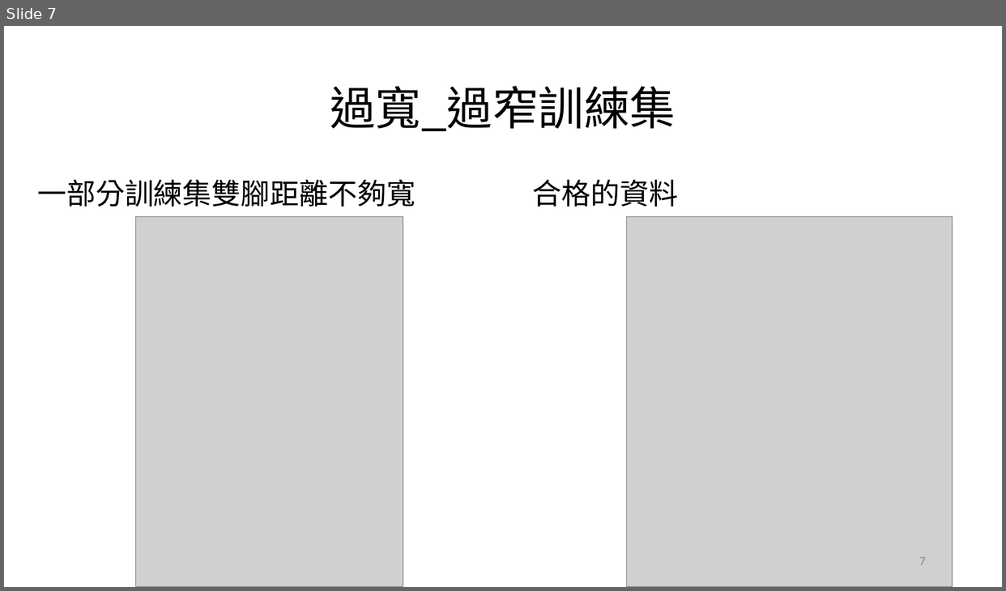
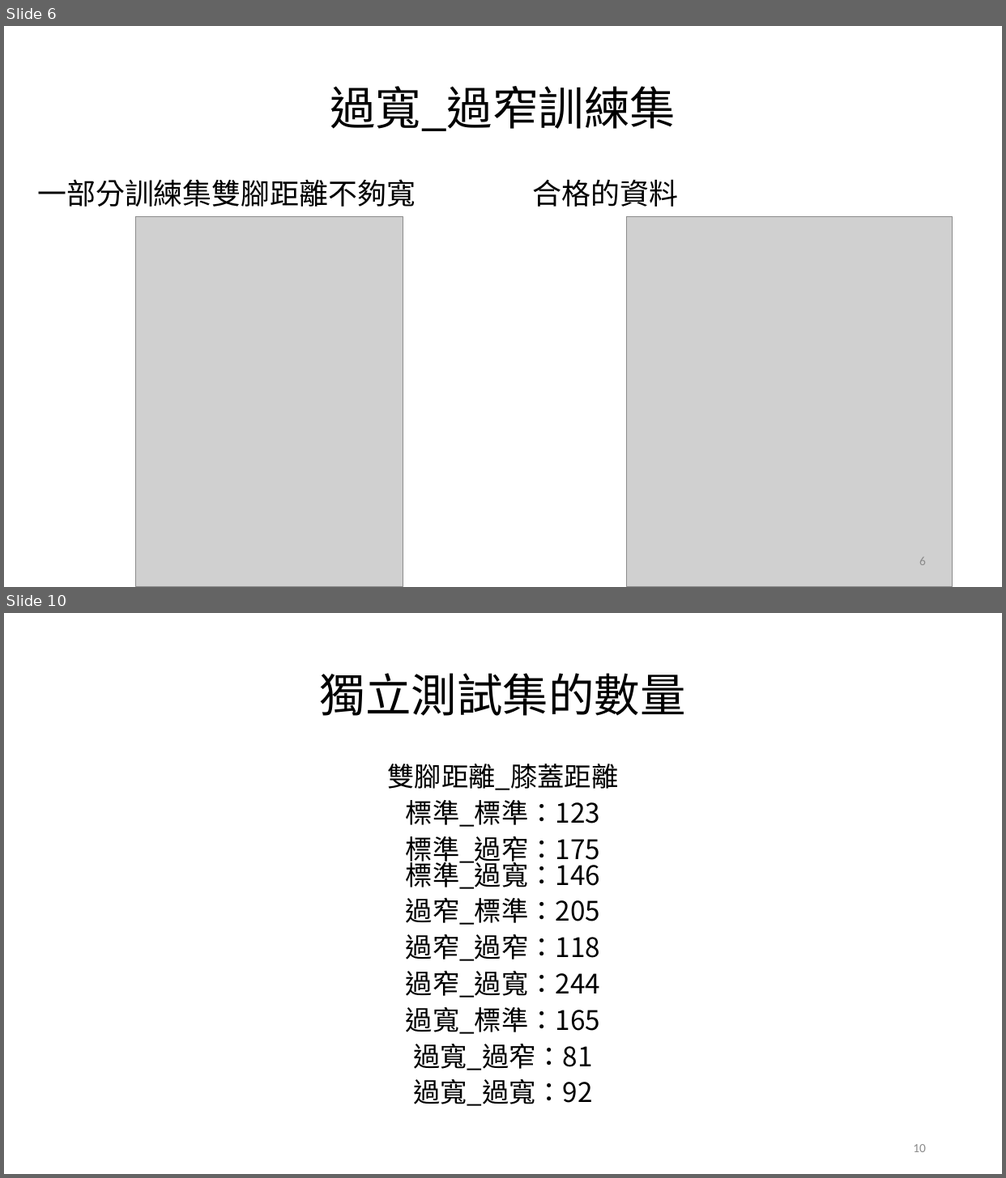
Before and after one commit to mizulun/seatpose-system, a slide deck: week7進度報告.pptx. Shown one above the other, each under a label of ours: slide 7 before the commit, slides 6 and 10 after it; the slides between them are not shown. The pictures are 1006x591 and 1006x1178 pixels, drawn with LibreOffice and Linux fonts; fonts in the diff are those of the drawing; grey boxes stand for pictures. Boxes give left, top, right and bottom in pixels: in the first picture for what was removed or moved away, otherwise in the second. Text is boxed around its words. In the diff, an @@ line names an element or a change of style, - is before the commit and + after.

```diff
--- a/week7進度報告.pptx
+++ b/week7進度報告.pptx
@@ slide 10 added at <box>4,613,1002,1174</box>, background #FFFFFF @@
@@ title added at <box>320,673,686,716</box>, 44 pt, text #000000 @@
+獨立測試集的數量
@@ text added at <box>388,764,619,1106</box>, 25.9 pt, text #000000 @@
+雙腳距離_膝蓋距離
+標準_標準：123
+標準_過窄：175
+標準_過寬：146
+過窄_標準：205
+過窄_過窄：118
+過窄_過寬：244
+過寬_標準：165
+過寬_過窄：81
+過寬_過寬：92
@@ page number added at <box>913,1144,926,1152</box>, 12 pt, text #8C8C8C @@
+10
@@ what was slide 7 is now slide 6 @@
@@ page number at <box>919,557,926,565</box>: text changed @@
-7
+6
```
Also in this commit, not shown: 4 slides changed, 5 other slides added, 1 slide removed.
